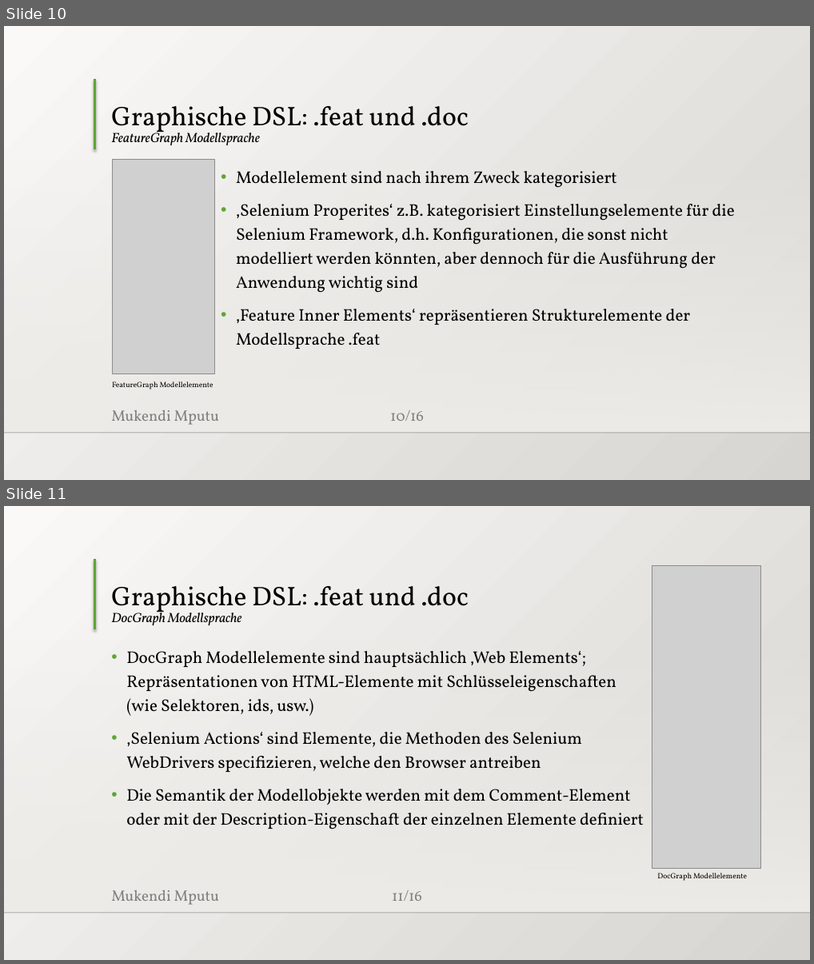
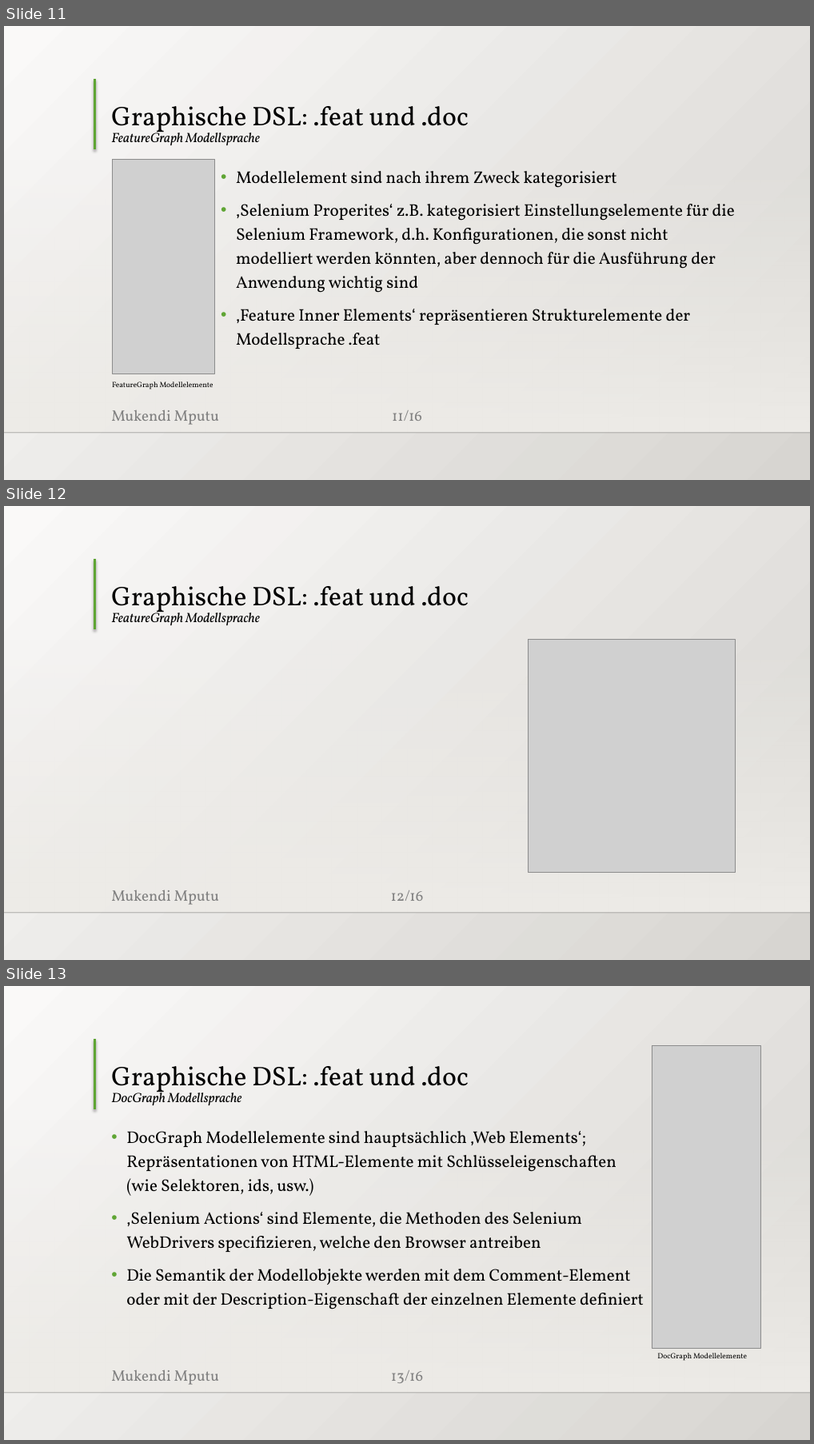
Before and after one commit to MukendiMputu/BachelorThesis, a slide deck: Abschlussvortrag.pptx. Shown one above the other, each under a label of ours: slides 10 and 11 before the commit, slides 11, 12 and 13 after it. The pictures are 814x964 and 814x1444 pixels, drawn with LibreOffice and Linux fonts; fonts in the diff are those of the drawing; grey boxes stand for pictures; background and template pictures are left out. Boxes give left, top, right and bottom in pixels: in the first picture for what was removed or moved away, otherwise in the second. Text is boxed around its words. In the diff, an @@ line names an element or a change of style, - is before the commit and + after.

```diff
--- a/Abschlussvortrag.pptx
+++ b/Abschlussvortrag.pptx
@@ slide 12 added at <box>4,506,810,960</box>, background gradient #FAFAF9 to #D7D5D2; not listed: 5 template elements that a slide beside it also shows @@
@@ title added at <box>111,586,469,625</box>, 32 pt, text #000000 @@
+Graphische DSL: .feat und .doc
+FeatureGraph Modellsprache
@@ picture added at <box>529,639,735,872</box> @@
@@ what was slide 10 is now slide 11 @@
@@ page number at <box>392,410,422,420</box>: text changed @@
-10/16
+11/16
@@ what was slide 11 is now slide 13 @@
@@ page number at <box>391,1370,423,1383</box>: text changed @@
-11/16
+13/16
```
Also in this commit, not shown: 1 slide changed, 2 other slides added, 1 slide removed, 5 other files.
